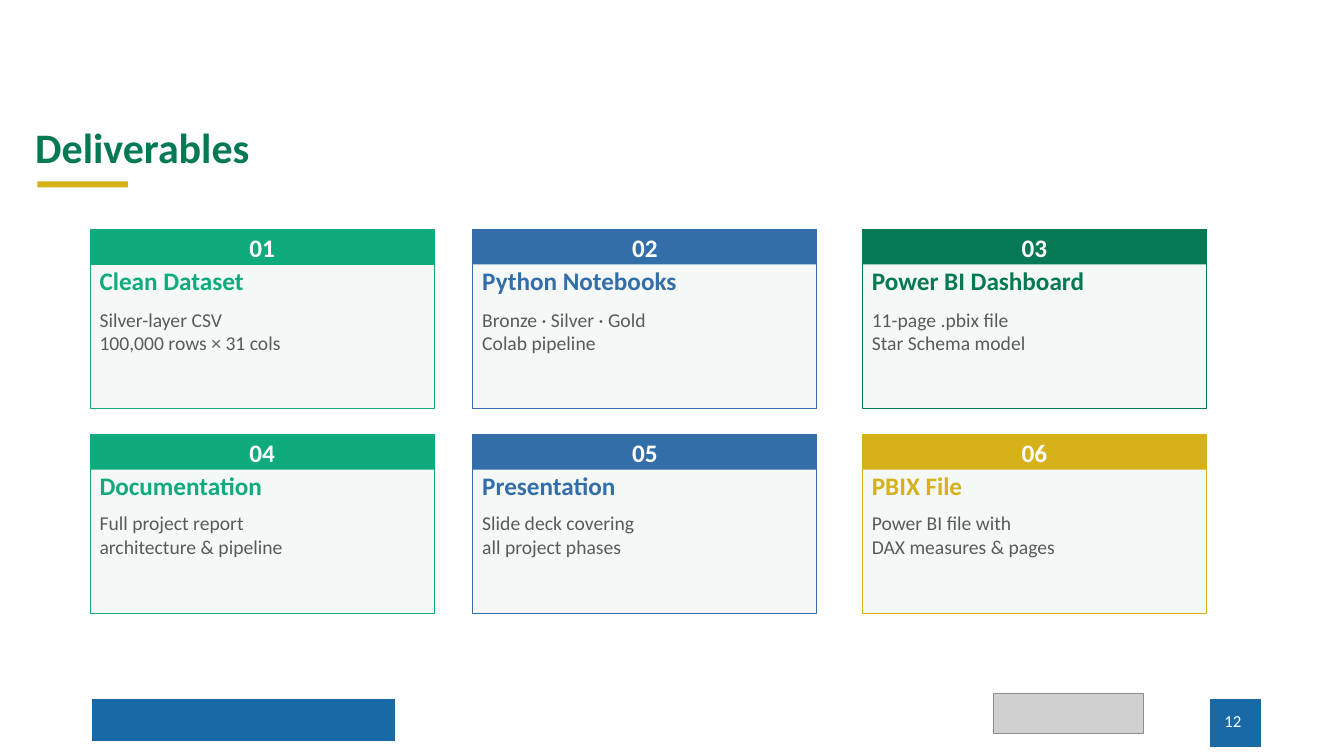
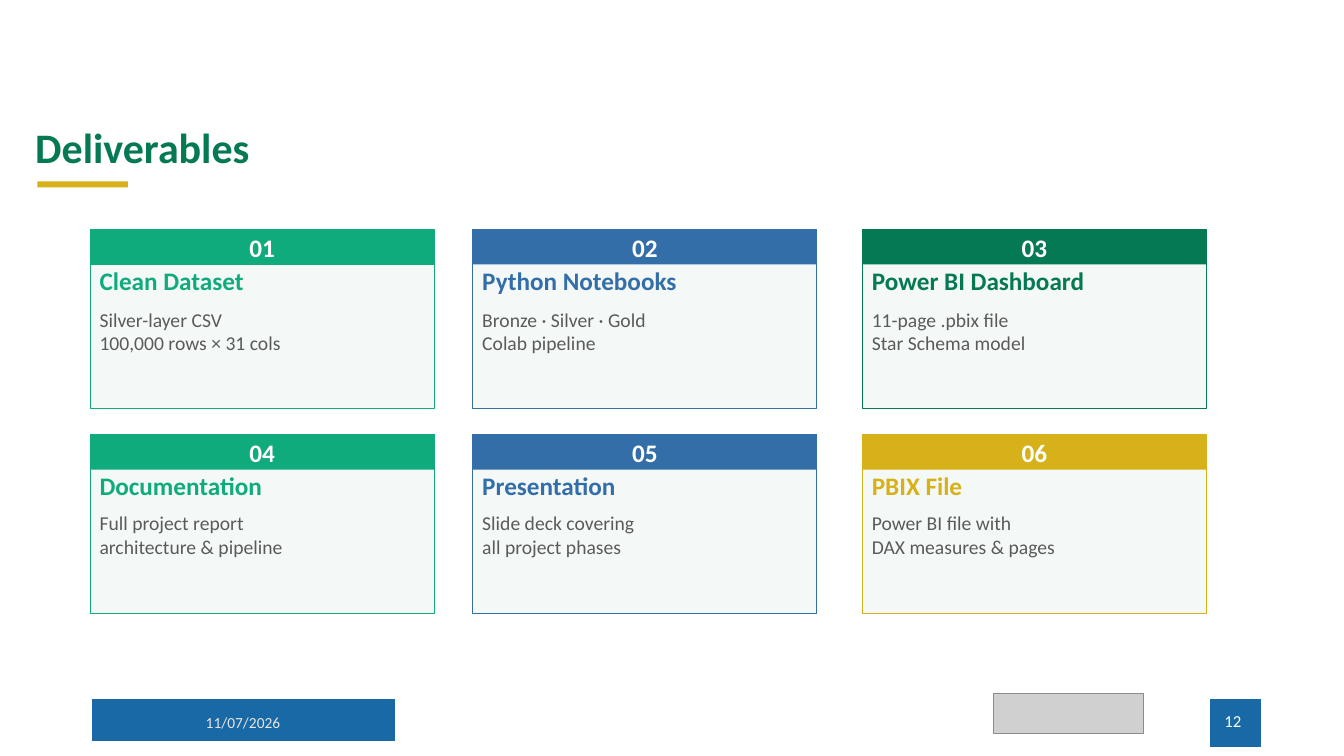
Before and after one commit to ahmedkhlood413-bit/Depi-Poject, a slide deck: slide 12 of Presentation/Digital Lifestyle Project Presentation.pptx. Drawn at 1344x756 pixels with LibreOffice and Linux fonts; fonts in the diff are those of the drawing; grey boxes stand for pictures; background and template pictures are left out. Boxes give left, top, right and bottom in pixels: in the first picture for what was removed or moved away, otherwise in the second. Text is boxed around its words. In the diff, an @@ line names an element or a change of style, - is before the commit and + after.

```diff
--- a/Presentation/Digital Lifestyle Project Presentation.pptx
+++ b/Presentation/Digital Lifestyle Project Presentation.pptx
@@ text added at (x1=206, y1=717, x2=280, y2=729), 11 pt, text #E7E6E6 @@
+11/07/2026
```
Also in this commit, not shown: 13 other slides changed.
